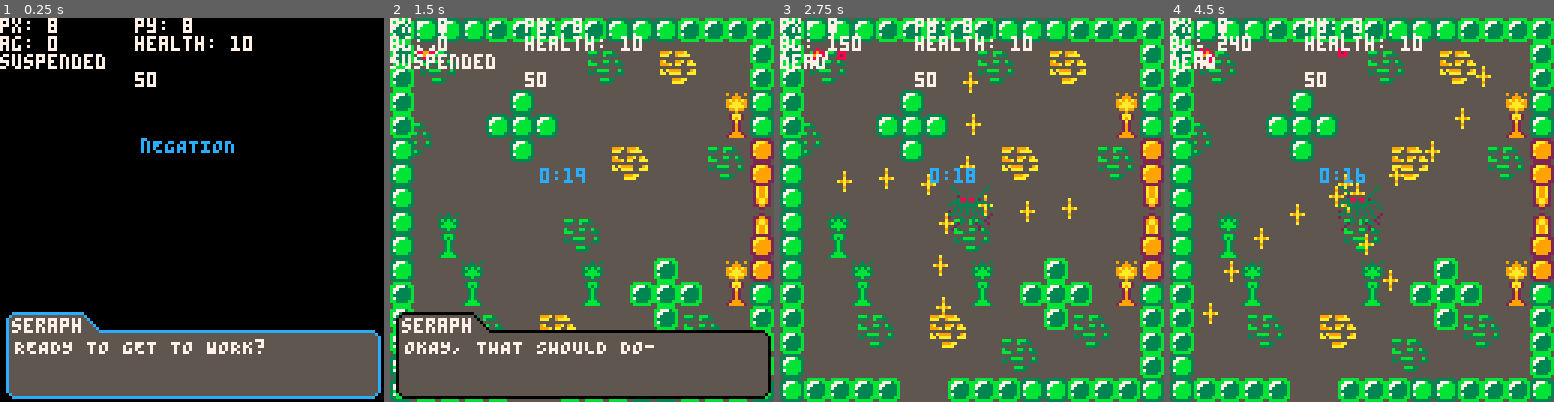
Above: before the commit, frames 1-4 (left to right).
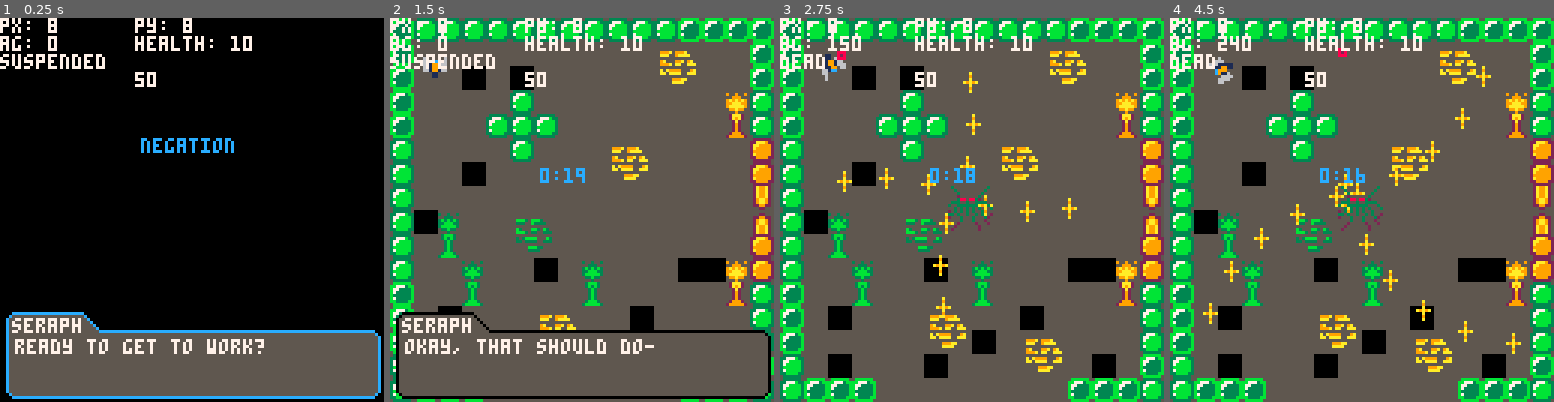
Above: after the commit, the same moments.

Repository: kbrewington/Negation
Game: PICO-8 cartridge negation.p8
Same seed, same stepped clock (60 frames per second), same inputs: the game is played once before the commit and once after it.
Inputs:
- Up to frame 1 (0.25 s): no input
- Up to frame 2 (1.5 s): tap X (X key) at 0.33, 1.07 s; tap O (Z key) at 0.7 s
- Up to frame 3 (2.75 s): hold Right 1.6-2.1 s; tap O (Z key) at 1.7, 2.1, 2.5 s; tap X (X key) at 1.85 s; hold Up 2.15-2.42 s; hold Right from 2.47 s (still down)
- Up to frame 4 (4.5 s): tap O (Z key) every 0.4 s from 2.9 to 4.1 s; tap X (X key) at 2.97, 4.08 s; release Right at 3.03 s; hold Left 3.08-3.58 s; hold Down 3.63-3.97 s; hold Right from 4.02 s (still down)

The runs differ from the first frame. In frame 1, 0.7% of the frame differs, in the area x 3-66%, y 31-88%; in frame 2, 9.6%; in frame 3, 14%; in frame 4, 14%, in the area x 6-100%, y 0-100%.

Commit message:
Updated Player Sprite
Now I can't kill the boss but Brendan has a fix for that. Also there are some issues now with collision and bullets.

Diff:
--- a/negation.p8
+++ b/negation.p8
@@ -21,7 +21,7 @@
 player.immune_time = 2
 player.last_hit = 0
 player.b_count = 0
-Boss_health=50
+boss_health=50
 
 
 wall_fwd = false
@@ -194,7 +194,7 @@
 
   print(costatus(game), 0, 12, 7)
   print("", 45, 12, 7)
-  print(Boss_health)
+  print(boss_health)
 
 end
 
@@ -482,7 +482,7 @@
 
   if not titlescreen then
     rectfill(0, 0, 127, 127, 0)
-    print("nEGATION", 47, 40, 12)
+    print("negation", 47, 40, 12)
   end
 
   rectfill(3, 99, 27, 105, bck_color) -- name rect
@@ -519,7 +519,7 @@
   print(sub(d, 31, 60), 5, 113, fnt_color)
   print(sub(d, 61, 90), 5, 119, fnt_color)
 
-  --print("Z/X TO CONTINUE", 69, 123, 7)
+  --print("z/x to continue", 69, 123, 7)
   wait.dialog_finish = false
 end
 
@@ -527,7 +527,7 @@
   -- start game
   seraph = {}
   seraph.brd_color = 12
-  seraph.text = "READY TO GET TO WORK?"
+  seraph.text = "ready to get to work?"
   drawdialog = true
   wait.controls = true
   yield()
@@ -535,7 +535,7 @@
   titlescreen = true
 
   seraph = {}
-  seraph.text = "ALRIGHT, I SEE A DOOR. GIVE MEA MINUTE AND I'LL TRY AND OPENIT"
+  seraph.text = "alright, i see a door. give mea minute and i'll try and openit"
   drawdialog = true
   wait.controls = true
   yield()
@@ -561,13 +561,13 @@
 
   kill_all_enemies()
   seraph = {}
-  seraph.text = "OKAY, THAT SHOULD DO-"
+  seraph.text = "okay, that should do-"
   drawdialog = true
   wait.controls = true
   yield()
 
   seraph = {}
-  seraph.text = "OKAY, THAT SHOULD DO- WAIT    WHAT'S THAT?"
+  seraph.text = "okay, that should do- wait    what's that?"
   drawdialog = true
   wait.controls = true
   yield()
@@ -700,7 +700,7 @@
   if (time() - player.last_hit) < player.immune_time and (time()%.5==0) then
       --
   else
-    spr_r(player.sprite, player.x, player.y, player.angle, 1, 1)
+    spr_r(player.sprite, player.x, player.y, player.angle, 2, 2)
     if time() - player.last_hit <= 0 then player.last_hit = time() - player.immune_time end
   end
 
@@ -722,7 +722,7 @@
       if ((time() - player.last_hit) > player.immune_time) and enemy_collision(e) then
         player.health = player.health - 1
         player.last_hit = time()
-        -- TODO: trigger animation here
+        -- todo: trigger animation here
       end
       spr(e.sprite, e.x, e.y)
       e.move()
@@ -752,7 +752,7 @@
     if ((time() - player.last_hit) > player.immune_time) and bullet_collision(player, b) then
       player.health = player.health - 1
       player.last_hit = time()
-      -- TODO: trigger animation here
+      -- todo: trigger animation here
     end
 
     if bump(b.x, b.y) then
@@ -771,9 +771,9 @@
     boss1.update()
     for b in all(player_bullets) do
       if(((time()-boss1.last_hit)>boss1.immune_time) and (boss_collision(boss1,b)))then
-        Boss_health=Boss_health-5
+        boss_health=boss_health-5
         boss1.last_hit=time()
-        if(Boss_health<=0)then
+        if(boss_health<=0)then
           del(boss1)
           drawboss=false
         end
@@ -785,7 +785,7 @@
 
 
   if player.health<=0 then
-    print("GAME OVER", 48, 60, 8)
+    print("game over", 48, 60, 8)
     stop()
   end
 
@@ -930,168 +930,168 @@
 
 
 __gff__
-0001000000000101000000000000000000000000000000000000000000000000000000000000000000000000000000000000000000000000000000000000000000000000000000000000000000000000000000000000000000000000000000000000000000000000000000000000000000000000000000000000000000000000
+0001000000000101000000000000000000000000000000000000000000000000000000000001000000000000000000000000000000000000000000000000000000000000000000000000000000000000000000000000000000000000000000000000000000000000000000000000000000000000000000000000000000000000
 0000000000000000000000000000000000000000000000000000000000000000000000000000000000000000000000000000000000000000000000000000000000000000000000000000000000000000000000000000000000000000000000000000000000000000000000000000000000000000000000000000000000000000
 __map__
-0106060601010101010606060101010100000000000000000000000000000000000000000000000000000000000000000000000000000000000000000000000000000000000000000000000000000000000000000000000000000000000000000000000000000000000000000000000000000000000000000000000000000000
-0110110203020203101103040502030100000000000000000000000000000000000000000000000000000000000000000000000000000000000000000000000000000000000000000000000000000000000000000000000000000000000000000000000000000000000000000000000000000000000000000000000000000000
-0120211213121303202103141502030105000000000000000000000000000000000000000000000000000000000000000000000000000000000000000000000000000000000000000000000000000000000000000000000000000000000000000000000000000000000000000000000000000000000000000000000000000000
-0102030203060303030303020202d30615000000000000000000000000000000000000000000000000000000000000000000000000000000000000000000000000000000000000000000000000000000000000000000000000000000000000000000000000000000000000000000000000000000000000000000000000000000
-0111131206060603030303020203c90605000000000000000000000000000000000000000000000000000000000000000000000000000000000000000000000000000000000000000000000000000000000000000000000000000000000000000000000000000000000000000000000000000000000000000000000000000000
-0621030203060303030405030310110715000000000000000000000000000000000000000000000000000000000000000000000000000000000000000000000000000000000000000000000000000000000000000000000000000000000000000000000000000000000000000000000000000000000000000000000000000000
-0612131213030303031415030320210705000000000000000000000000000000000000000000000000000000000000000000000000000000000000000000000000000000000000000000000000000000000000000000000000000000000000000000000000000000000000000000000000000000000000000000000000000000
-0602020203030303030303030303030803000000000000000000000000000000000000000000000000000000000000000000000000000000000000000000000000000000000000000000000000000000000000000000000000000000000000000000000000000000000000000000000000000000000000000000000000000000
-0612c30213030310110203030302021813000000000000000000000000000000000000000000000000000000000000000000000000000000000000000000000000000000000000000000000000000000000000000000000000000000000000000000000000000000000000000000000000000000000000000000000000000000
-0603ca0302030220210203030202030703000000000000000000000000000000000000000000000000000000000000000000000000000000000000000000000000000000000000000000000000000000000000000000000000000000000000000000000000000000000000000000000000000000000000000000000000000000
-061302c312131213c31213011212d30713000000000000000000000000000000000000000000000000000000000000000000000000000000000000000000000000000000000000000000000000000000000000000000000000000000000000000000000000000000000000000000000000000000000000000000000000000000
-010302ca02030203ca1301010102c90603000000000000000000000000000000000000000000000000000000000000000000000000000000000000000000000000000000000000000000000000000000000000000000000000000000000000000000000000000000000000000000000000000000000000000000000000000000
-0113121011130405020312011011130113000000000000000000000000000000000000000000000000000000000000000000000000000000000000000000000000000000000000000000000000000000000000000000000000000000000000000000000000000000000000000000000000000000000000000000000000000000
-0103022021031415121011032021030100000000000000000000000000000000000000000000000000000000000000000000000000000000000000000000000000000000000000000000000000000000000000000000000000000000000000000000000000000000000000000000000000000000000000000000000000000000
-0613120203131203022021020312130100000000000000000000000000000000000000000000000000000000000000000000000000000000000000000000000000000000000000000000000000000000000000000000000000000000000000000000000000000000000000000000000000000000000000000000000000000000
-0601010101030201010106060101010600000000000000000000000000000000000000000000000000000000000000000000000000000000000000000000000000000000000000000000000000000000000000000000000000000000000000000000000000000000000000000000000000000000000000000000000000000000
-0000000006060606000006060000000000000000000000000000000000000000000000000000000000000000000000000000000000000000000000000000000000000000000000000000000000000000000000000000000000000000000000000000000000000000000000000000000000000000000000000000000000000000
-0000000000000000000000000000000000000000000000000000000000000000000000000000000000000000000000000000000000000000000000000000000000000000000000000000000000000000000000000000000000000000000000000000000000000000000000000000000000000000000000000000000000000000
-0000000000000000000000000000000000000000000000000000000000000000000000000000000000000000000000000000000000000000000000000000000000000000000000000000000000000000000000000000000000000000000000000000000000000000000000000000000000000000000000000000000000000000
-0000000000000000000000000000000000000000000000000000000000000000000000000000000000000000000000000000000000000000000000000000000000000000000000000000000000000000000000000000000000000000000000000000000000000000000000000000000000000000000000000000000000000000
-0000000000000000000000000000000000000000000000000000000000000000000000000000000000000000000000000000000000000000000000000000000000000000000000000000000000000000000000000000000000000000000000000000000000000000000000000000000000000000000000000000000000000000
-0000000000000000000000000000000000000000000000000000000000000000000000000000000000000000000000000000000000000000000000000000000000000000000000000000000000000000000000000000000000000000000000000000000000000000000000000000000000000000000000000000000000000000
-0000000000000000000000000000000000000000000000000000000000000000000000000000000000000000000000000000000000000000000000000000000000000000000000000000000000000000000000000000000000000000000000000000000000000000000000000000000000000000000000000000000000000000
-0000000000000000000000000000000000000000000000000000000000000000000000000000000000000000000000000000000000000000000000000000000000000000000000000000000000000000000000000000000000000000000000000000000000000000000000000000000000000000000000000000000000000000
-0000000000000000000000000000000000000000000000000000000000000000000000000000000000000000000000000000000000000000000000000000000000000000000000000000000000000000000000000000000000000000000000000000000000000000000000000000000000000000000000000000000000000000
-0000000000000000000000000000000000000000000000000000000000000000000000000000000000000000000000000000000000000000000000000000000000000000000000000000000000000000000000000000000000000000000000000000000000000000000000000000000000000000000000000000000000000000
-0000000000000000000000000000000000000000000000000000000000000000000000000000000000000000000000000000000000000000000000000000000000000000000000000000000000000000000000000000000000000000000000000000000000000000000000000000000000000000000000000000000000000000
-0000000000000000000000000000000000000000000000000000000000000000000000000000000000000000000000000000000000000000000000000000000000000000000000000000000000000000000000000000000000000000000000000000000000000000000000000000000000000000000000000000000000000000
-0000000000000000000000000000000000000000000000000000000000000000000000000000000000000000000000000000000000000000000000000000000000000000000000000000000000000000000000000000000000000000000000000000000000000000000000000000000000000000000000000000000000000000
-0000000000000000000000000000000000000000000000000000000000000000000000000000000000000000000000000000000000000000000000000000000000000000000000000000000000000000000000000000000000000000000000000000000000000000000000000000000000000000000000000000000000000000
-0000000000000000000000000000000000000000000000000000000000000000000000000000000000000000000000000000000000000000000000000000000000000000000000000000000000000000000000000000000000000000000000000000000000000000000000000000000000000000000000000000000000000000
-0000000000000000000000000000000000000000000000000000000000000000000000000000000000000000000000000000000000000000000000000000000000000000000000000000000000000000000000000000000000000000000000000000000000000000000000000000000000000000000000000000000000000000
-…(130 lines of a section not shown)…
+2506060606060606060606062525252500000000000000000000000000000000000000000000000000000000000000000000000000000000000000000000000000000000000000000000000000000000000000000000000000000000000000000000000000000000000000000000000000000000000000000000000000000000
+2503030303030303030303040503032500000000000000000000000000000000000000000000000000000000000000000000000000000000000000000000000000000000000000000000000000000000000000000000000000000000000000000000000000000000000000000000000000000000000000000000000000000000
+2503031213121303030303141503032505000000000000000000000000000000000000000000000000000000000000000000000000000000000000000000000000000000000000000000000000000000000000000000000000000000000000000000000000000000000000000000000000000000000000000000000000000000
+2503030303060303030303030303d30615000000000000000000000000000000000000000000000000000000000000000000000000000000000000000000000000000000000000000000000000000000000000000000000000000000000000000000000000000000000000000000000000000000000000000000000000000000
+2503030306060603030303030303c90605000000000000000000000000000000000000000000000000000000000000000000000000000000000000000000000000000000000000000000000000000000000000000000000000000000000000000000000000000000000000000000000000000000000000000000000000000000
+0603030303060303030405030303030715000000000000000000000000000000000000000000000000000000000000000000000000000000000000000000000000000000000000000000000000000000000000000000000000000000000000000000000000000000000000000000000000000000000000000000000000000000
+0603131213030303031415030303030705000000000000000000000000000000000000000000000000000000000000000000000000000000000000000000000000000000000000000000000000000000000000000000000000000000000000000000000000000000000000000000000000000000000000000000000000000000
+0603030303030303030303030303030803000000000000000000000000000000000000000000000000000000000000000000000000000000000000000000000000000000000000000000000000000000000000000000000000000000000000000000000000000000000000000000000000000000000000000000000000000000
+0612c303132a2b03030303030303031813000000000000000000000000000000000000000000000000000000000000000000000000000000000000000000000000000000000000000000000000000000000000000000000000000000000000000000000000000000000000000000000000000000000000000000000000000000
+0603ca03033a3b03030303030303030703000000000000000000000000000000000000000000000000000000000000000000000000000000000000000000000000000000000000000000000000000000000000000000000000000000000000000000000000000000000000000000000000000000000000000000000000000000
+061303c303131213c30303031212d30713000000000000000000000000000000000000000000000000000000000000000000000000000000000000000000000000000000000000000000000000000000000000000000000000000000000000000000000000000000000000000000000000000000000000000000000000000000
+250303ca03030303ca0303030303c90603000000000000000000000000000000000000000000000000000000000000000000000000000000000000000000000000000000000000000000000000000000000000000000000000000000000000000000000000000000000000000000000000000000000000000000000000000000
+2513120303130405030312030303130613000000000000000000000000000000000000000000000000000000000000000000000000000000000000000000000000000000000000000000000000000000000000000000000000000000000000000000000000000000000000000000000000000000000000000000000000000000
+2503030303031415120304050303030600000000000000000000000000000000000000000000000000000000000000000000000000000000000000000000000000000000000000000000000000000000000000000000000000000000000000000000000000000000000000000000000000000000000000000000000000000000
+0613120303131203030314150312132500000000000000000000000000000000000000000000000000000000000000000000000000000000000000000000000000000000000000000000000000000000000000000000000000000000000000000000000000000000000000000000000000000000000000000000000000000000
+0625252503030303030303032525250600000000000000000000000000000000000000000000000000000000000000000000000000000000000000000000000000000000000000000000000000000000000000000000000000000000000000000000000000000000000000000000000000000000000000000000000000000000
+0000002506060606252506062525250000000000000000000000000000000000000000000000000000000000000000000000000000000000000000000000000000000000000000000000000000000000000000000000000000000000000000000000000000000000000000000000000000000000000000000000000000000000
+0000000000000000000000000000000000000000000000000000000000000000000000000000000000000000000000000000000000000000000000000000000000000000000000000000000000000000000000000000000000000000000000000000000000000000000000000000000000000000000000000000000000000000
+0000000000000000000000000000000000000000000000000000000000000000000000000000000000000000000000000000000000000000000000000000000000000000000000000000000000000000000000000000000000000000000000000000000000000000000000000000000000000000000000000000000000000000
+0000000000000000000000000000000000000000000000000000000000000000000000000000000000000000000000000000000000000000000000000000000000000000000000000000000000000000000000000000000000000000000000000000000000000000000000000000000000000000000000000000000000000000
+0000000000000000000000000000000000000000000000000000000000000000000000000000000000000000000000000000000000000000000000000000000000000000000000000000000000000000000000000000000000000000000000000000000000000000000000000000000000000000000000000000000000000000
+0000000000000000000000000000000000000000000000000000000000000000000000000000000000000000000000000000000000000000000000000000000000000000000000000000000000000000000000000000000000000000000000000000000000000000000000000000000000000000000000000000000000000000
+0000000000000000000000000000000000000000000000000000000000000000000000000000000000000000000000000000000000000000000000000000000000000000000000000000000000000000000000000000000000000000000000000000000000000000000000000000000000000000000000000000000000000000
+0000000000000000000000000000000000000000000000000000000000000000000000000000000000000000000000000000000000000000000000000000000000000000000000000000000000000000000000000000000000000000000000000000000000000000000000000000000000000000000000000000000000000000
+0000000000000000000000000000000000000000000000000000000000000000000000000000000000000000000000000000000000000000000000000000000000000000000000000000000000000000000000000000000000000000000000000000000000000000000000000000000000000000000000000000000000000000
+0000000000000000000000000000000000000000000000000000000000000000000000000000000000000000000000000000000000000000000000000000000000000000000000000000000000000000000000000000000000000000000000000000000000000000000000000000000000000000000000000000000000000000
+0000000000000000000000000000000000000000000000000000000000000000000000000000000000000000000000000000000000000000000000000000000000000000000000000000000000000000000000000000000000000000000000000000000000000000000000000000000000000000000000000000000000000000
+0000000000000000000000000000000000000000000000000000000000000000000000000000000000000000000000000000000000000000000000000000000000000000000000000000000000000000000000000000000000000000000000000000000000000000000000000000000000000000000000000000000000000000
+0000000000000000000000000000000000000000000000000000000000000000000000000000000000000000000000000000000000000000000000000000000000000000000000000000000000000000000000000000000000000000000000000000000000000000000000000000000000000000000000000000000000000000
+0000000000000000000000000000000000000000000000000000000000000000000000000000000000000000000000000000000000000000000000000000000000000000000000000000000000000000000000000000000000000000000000000000000000000000000000000000000000000000000000000000000000000000
+0000000000000000000000000000000000000000000000000000000000000000000000000000000000000000000000000000000000000000000000000000000000000000000000000000000000000000000000000000000000000000000000000000000000000000000000000000000000000000000000000000000000000000
+0000000000000000000000000000000000000000000000000000000000000000000000000000000000000000000000000000000000000000000000000000000000000000000000000000000000000000000000000000000000000000000000000000000000000000000000000000000000000000000000000000000000000000
+…(130 lines of a section not shown)…
Not shown, changed: 32 lines of the sprite sheet (__gfx__) section of negation.p8
